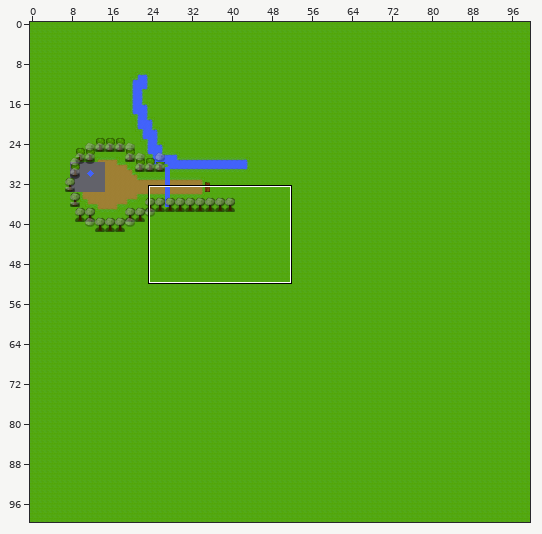
Tiled map -- assets/maps/deafault map layering.tmx. The first picture is a wide view before the edit; the outline marks the close-up.
Close-up. Old version:
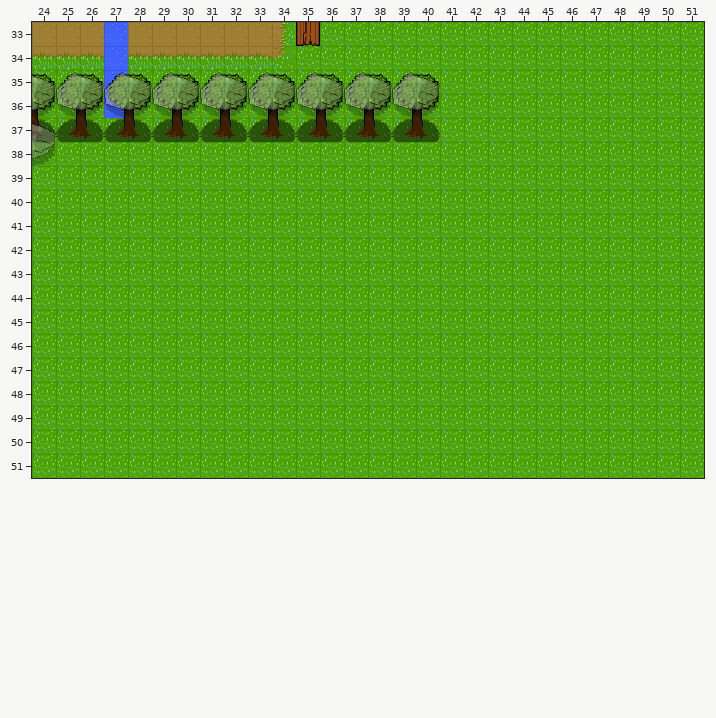
Cells are 32x32 px. Shown: x 24..51, y 33..51. The commit also changed other parts of the map, which this record leaves out.
And afterwards:
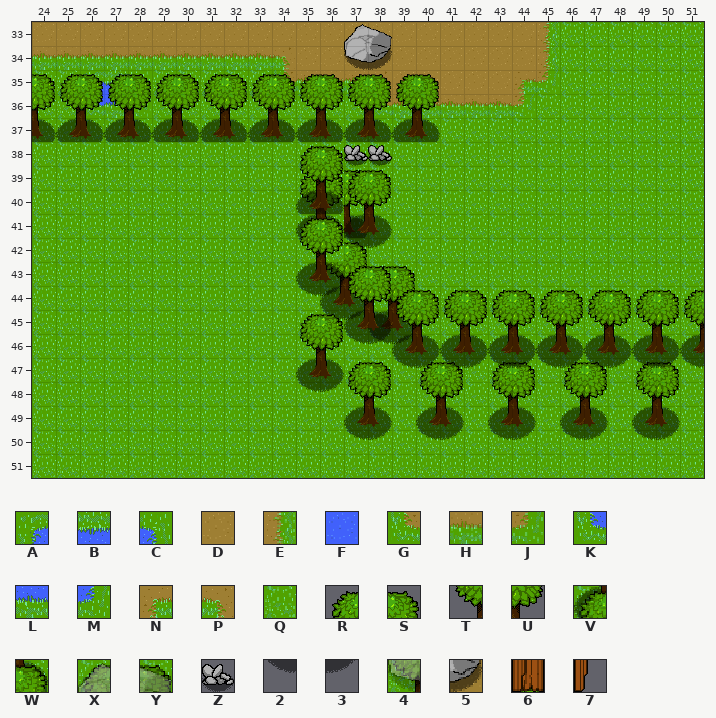
Key: from "forest": A 3, B 4, C 5, D 8, E 9, F 11, G 14, H 15, J 16, K 17, L 18, M 19, N 21, P 23, Q 29; from "objects": R 0, S 1, T 10, U 11, V 20, W 21, X 22, Y 23, Z 24, 2 30, 3 31, 4 32, 5 33, 6 38, 7 39.
_ is an empty cell.
Tiles replaced or removed in this view: 4, 5, 6, 7, E, F, J, Q, X, Y.
Tiles of an added or newly shown layer are drawn over the layers below it.
See-through tiles are keyed as they look on the map.
From old to new:
Changed rows in their new state; . is an unchanged cell.
Layer "floor" (added):
first column x 24:
33 ...D......DDDDDDDDDDDE......
34 ...H......PDDDDDDDDDDE......
35 QQABCQQQQQGHHHPDDDDDNJ......
36 QQKLMQQQQQQQQQGHHHHHJ.......
37 Q...........................
38 Q..........QQQQ.............
39 ...........QQQQ.............
40 ...........QQQQ.............
41 ...........QQQQ.............
42 ...........QQQQ.............
43 ...........QQQQQ............
44 ...........QQQQQQQQQQQQQQQQQ
45 ...........QQQQQQQQQQQQQQQQQ
46 ...........QQQQQQQQQQQQQQQQQ
47 ...........QQQQQQQQQQQQQQQQQ
48 ...........QQQQ.QQ.QQ.QQ.QQ.
49 .............QQ.QQ.QQ.QQ.QQ.
50 .............QQ.QQ.QQ.QQ.QQ.
Layer "exit":
first column x 24:
33 ..._......____________......
34 ..._......____________......
35 ______________________......
36 _____________________.......
37 _...........................
38 _..........____.............
39 ...........____.............
40 ...........____.............
41 ...........____.............
42 ...........____.............
43 ..........._____............
44 ..........._________________
45 ..........._________________
46 ..........._________________
47 ..........._________________
48 ...........____.__.__.__.__.
49 .............__.__.__.__.__.
50 .............__.__.__.__.__.
Layer "Graphic 5":
first column x 35:
39 RSS.............
40 TUU.............
41 VWW.............
42 23S.............
43 .TURS...........
44 .VWTU...........
45 .23VW...........
46 ...23...........
47 .....RS.RS.RS.RS
48 .....TU.TU.TU.TU
49 .....VW.VW.VW.VW
50 .....23.23.23.23
Layer "collision1":
first column x 35:
38 RSZZ.............
39 TURS.............
40 VWTU.............
41 RSVW.............
42 TU23.............
43 VWRS.............
44 23TURSRSRSRSRSRSR
45 RSVWTUTUTUTUTUTUT
46 TU23VWVWVWVWVWVWV
47 VWRS2323232323232
48 23TU.............
49 ..VW.............
50 ..23.............
Layer "collision":
first column x 37:
33 XY
34 45
Layer "armadillo_burrow" (now hidden):
first column x 24:
35 _________________
36 _________________
37 _................
38 _................
Layer "gate_open":
first column x 35:
33 _
Layer "gate_closed":
first column x 35:
33 _
